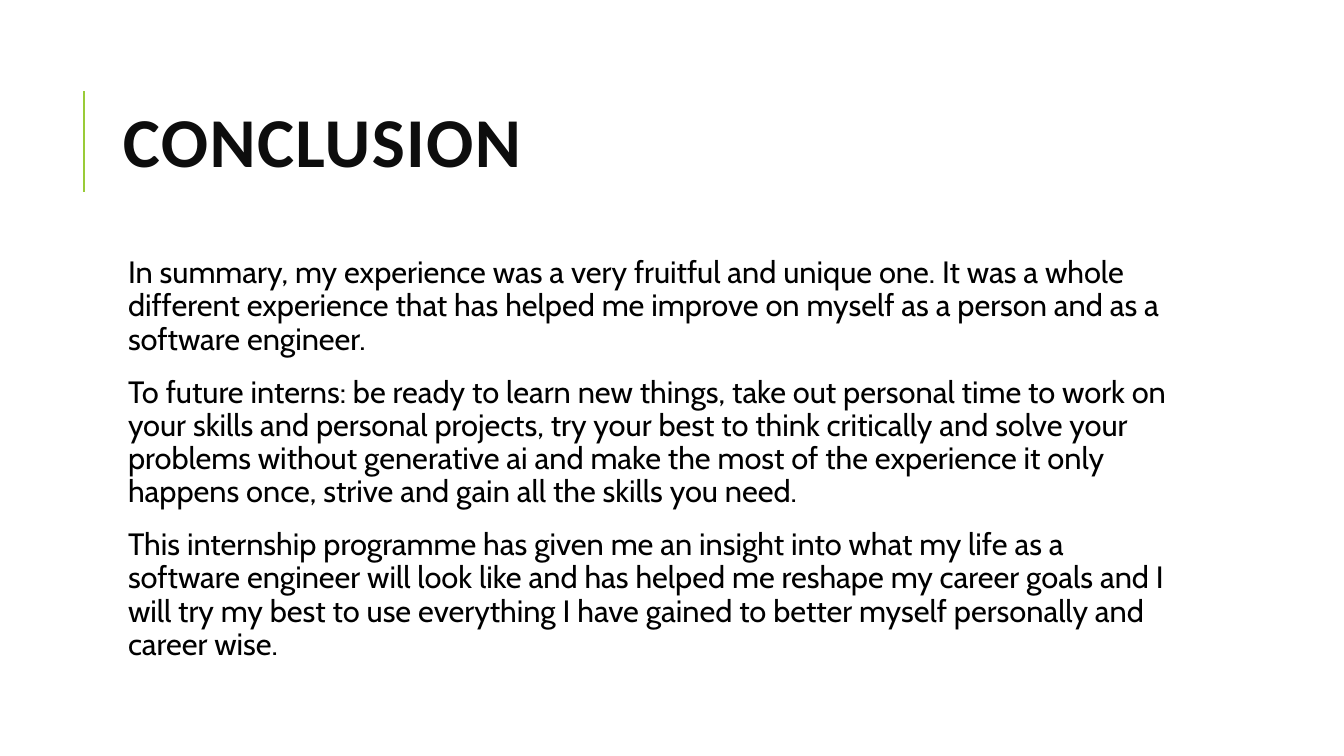
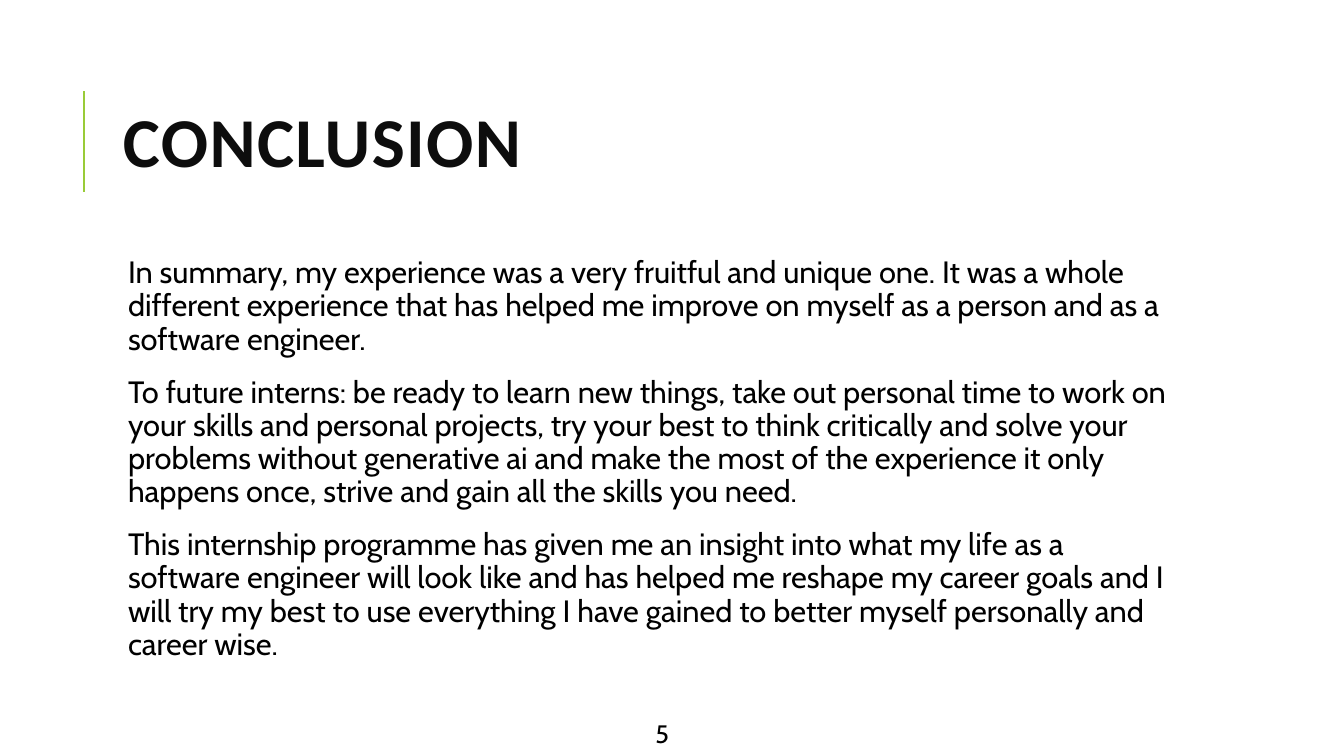
Before and after one commit to lome-ezehi/foodys, a slide deck: slide 5 of Danisoft Internship Experience Report.pptx. Drawn at 1344x756 pixels with LibreOffice and Linux fonts; fonts in the diff are those of the drawing. Boxes give left, top, right and bottom in pixels: in the first picture for what was removed or moved away, otherwise in the second. Text is boxed around its words. In the diff, an @@ line names an element or a change of style, - is before the commit and + after.

```diff
--- a/Danisoft Internship Experience Report.pptx
+++ b/Danisoft Internship Experience Report.pptx
@@ text added at bbox=[655, 725, 669, 744], 18 pt, text #000000 @@
+5
```
Also in this commit, not shown: 5 other slides changed, 5 other files.
